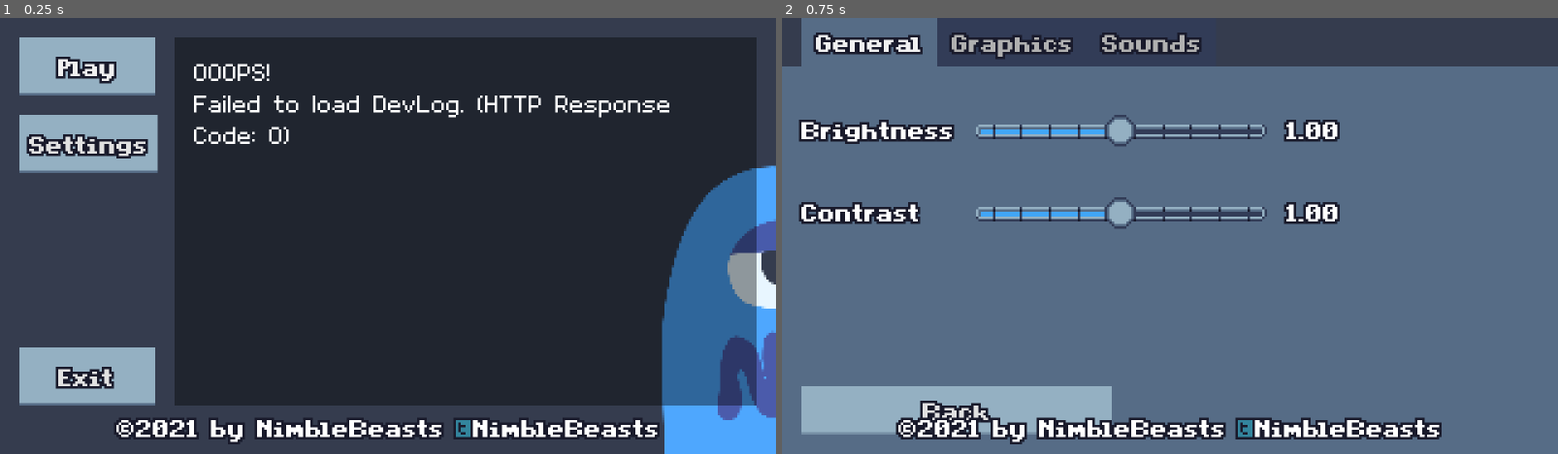
Above: before the commit, frames 1-2 (left to right).
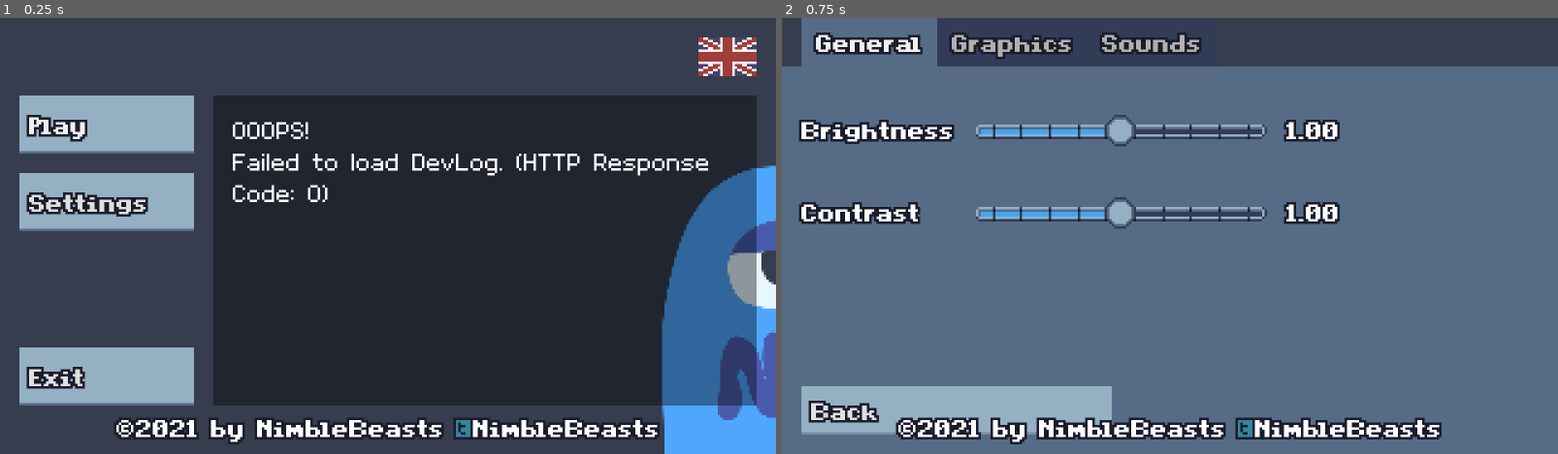
Above: after the commit, the same moments.

Repository: NimbleBeasts/NbGameOff2021
Game: Godot game, scene res://Src/GameManager.tscn
Two runs of this game, one before a commit and one after it. Both use one fixed random seed, a clock stepped at 60 frames per second and the inputs below.
Inputs:
- Up to frame 1 (0.25 s): no input
- Up to frame 2 (0.75 s): click "Settings" at 0.5 s

The runs differ from the first frame. In frame 1, 24% of the frame differs, in the area x 2-98%, y 4-89%; in frame 2, 0.7%.

Commit message:
translations added

Diff:
--- /dev/null
+++ b/Assets/Fonts/default_font.tres
@@ -0,0 +1,6 @@
+[gd_resource type="DynamicFont" load_steps=2 format=2]
+
+[ext_resource path="res://Assets/Fonts/mago1.ttf" type="DynamicFontData" id=1]
+
+[resource]
+font_data = ExtResource( 1 )
--- /dev/null
+++ b/Localization/translations.csv
@@ -0,0 +1,6 @@
+keys,en,fr,de
+TEST_ENTRY,"en","fr","de"
+M_PLAY,"Play","Jouer","Spielen"
+M_CREDITS,"Credits","L'équipe","Mitwirkende"
+M_SETTINGS,"Settings","Paramètres","Settings"
+M_EXIT,"Exit","Sortie","Beenden"
--- a/Src/Menu/BaseButton.tscn
+++ b/Src/Menu/BaseButton.tscn
@@ -8,6 +8,7 @@
 margin_bottom = 24.0
 theme = ExtResource( 2 )
 text = "Dummy Button"
+align = 0
 script = ExtResource( 1 )
 __meta__ = {
 "_edit_use_anchors_": false
--- a/Src/Menu/Menu.gd
+++ b/Src/Menu/Menu.gd
@@ -1,6 +1,7 @@
 extends Control
 
 enum MenuState {Main, Settings}
+const flags = ["en", "fr", "de"]
 
 func _ready():
 	# Event Hooks
@@ -8,6 +9,10 @@
 	Events.connect("cfg_switch_fullscreen", self, "_switchFullscreen")
 
 	$Version.bbcode_text = "[right]"+ Global.getVersionString() + "[/right]"
+
+	# Set Language
+	TranslationServer.set_locale(Global.userConfig.language)
+	$Main/ButtonLanguage/Sprite.frame = flags.find(TranslationServer.get_locale())
 
 	switchTo(MenuState.Main)
 
@@ -20,6 +25,11 @@
 		if resolution == res:
 			var id = $Settings/TabContainer/Graphics/ResolutionList.get_item_count() - 1
 			$Settings/TabContainer/Graphics/ResolutionList.select(id, true)
+
+
+
+
+
 # Menu State Transition
 func switchTo(to):
 	hideAllMenuScenes()
@@ -136,3 +146,19 @@
 func _on_ContrastSlider_value_changed(value):
 	$Settings/TabContainer/General/ContrastSlider/Value.set_text("%.2f" % value)
 	Events.emit_signal("cfg_change_contrast", value)
+
+
+func _on_ButtonLanguage_button_up():
+	var availableLocale = TranslationServer.get_loaded_locales()
+	var id = availableLocale.find(TranslationServer.get_locale()) + 1
+
+	if id >= availableLocale.size():
+		id = 0
+
+	TranslationServer.set_locale(availableLocale[id])
+	$Main/ButtonLanguage/Sprite.frame = flags.find(TranslationServer.get_locale())
+
+	Global.userConfig.language = TranslationServer.get_locale()
+	Global.saveConfig()
+	Events.emit_signal("play_sound", "menu_click")
+	print("Language: " + tr("TEST_ENTRY"))
--- a/Src/Menu/Menu.tscn
+++ b/Src/Menu/Menu.tscn
@@ -1,8 +1,10 @@
-[gd_scene load_steps=18 format=2]
+[gd_scene load_steps=20 format=2]
 
 [ext_resource path="res://Src/Menu/Menu.gd" type="Script" id=1]
 [ext_resource path="res://Assets/Menu/nbSplash.png" type="Texture" id=2]
 [ext_resource path="res://Assets/Menu/Slider/SliderTheme.tres" type="Theme" id=3]
+[ext_resource path="res://Assets/Menu/CountryFlagsHover.png" type="Texture" id=4]
+[ext_resource path="res://Assets/Menu/CountryFlags.png" type="Texture" id=5]
 [ext_resource path="res://Assets/Fonts/MenuFont.tres" type="DynamicFont" id=7]
 [ext_resource path="res://Src/Menu/DevLogViewer.tscn" type="PackedScene" id=8]
 [ext_resource path="res://Assets/Fonts/DevLog_Mono16.tres" type="DynamicFont" id=9]
@@ -71,28 +73,48 @@
 
 [node name="ButtonPlay" parent="Main" instance=ExtResource( 12 )]
 margin_left = 8.0
+margin_top = 32.0
+margin_right = 80.0
+margin_bottom = 56.0
+text = "M_PLAY"
+clip_text = true
+
+[node name="ButtonSettings" parent="Main" instance=ExtResource( 12 )]
+margin_left = 8.0
+margin_top = 64.0
+margin_right = 80.0
+margin_bottom = 88.0
+text = "M_SETTINGS"
+clip_text = true
+
+[node name="ButtonLanguage" type="TextureButton" parent="Main"]
+margin_left = 288.0
 margin_top = 8.0
-margin_right = 64.0
-margin_bottom = 32.0
-text = "Play"
-
-[node name="ButtonSettings" parent="Main" instance=ExtResource( 12 )]
-margin_left = 8.0
-margin_top = 40.0
-margin_right = 65.0
-margin_bottom = 64.0
-text = "Settings"
+margin_right = 312.0
+margin_bottom = 24.0
+texture_hover = ExtResource( 4 )
+texture_focused = ExtResource( 4 )
+__meta__ = {
+"_edit_use_anchors_": false
+}
+
+[node name="Sprite" type="Sprite" parent="Main/ButtonLanguage"]
+show_behind_parent = true
+texture = ExtResource( 5 )
+centered = false
+hframes = 3
 
 [node name="ButtonExit" parent="Main" instance=ExtResource( 12 )]
 margin_left = 8.0
 margin_top = 136.0
-margin_right = 64.0
+margin_right = 80.0
 margin_bottom = 160.0
-text = "Exit"
+text = "M_EXIT"
+clip_text = true
 
 [node name="LogWindow" type="ColorRect" parent="Main"]
-margin_left = 72.0
-margin_top = 8.0
+margin_left = 88.0
+margin_top = 32.0
 margin_right = 312.0
 margin_bottom = 160.0
 color = Color( 0, 0, 0, 0.388235 )
@@ -327,10 +349,8 @@
 }
 
 [node name="Version" type="RichTextLabel" parent="."]
-anchor_left = 1.0
-anchor_right = 1.0
-margin_left = -64.0
-margin_right = -4.0
+margin_left = 328.0
+margin_right = 388.0
 margin_bottom = 16.0
 custom_fonts/normal_font = ExtResource( 7 )
 bbcode_enabled = true
@@ -339,6 +359,7 @@
 
 [connection signal="button_up" from="Main/ButtonPlay" to="." method="_on_ButtonPlay_button_up"]
 [connection signal="button_up" from="Main/ButtonSettings" to="." method="_on_ButtonSettings_button_up"]
+[connection signal="button_up" from="Main/ButtonLanguage" to="." method="_on_ButtonLanguage_button_up"]
 [connection signal="button_up" from="Main/ButtonExit" to="." method="_on_ButtonExit_button_up"]
 [connection signal="value_changed" from="Settings/TabContainer/General/BrightnessSlider" to="." method="_on_BrightnessSlider_value_changed"]
 [connection signal="value_changed" from="Settings/TabContainer/General/ContrastSlider" to="." method="_on_ContrastSlider_value_changed"]
--- /dev/null
+++ b/Src/Objects/DiagCaller.gd
@@ -0,0 +1,22 @@
+extends Area2D
+class_name DiagCaller
+
+
+export(float) var delay_timer = 0.0
+
+
+# Called when the node enters the scene tree for the first time.
+func _ready():
+
+	if delay_timer > 0.0:
+		$DelayTimer.wait_time = delay_timer
+
+
+
+
+func _on_DiagCaller_body_entered(body):
+	pass # Replace with function body.
+
+
+func _on_DelayTimer_timeout():
+	pass # Replace with function body.
--- /dev/null
+++ b/Src/Objects/DiagCaller.tscn
@@ -0,0 +1,14 @@
+[gd_scene load_steps=2 format=2]
+
+[ext_resource path="res://Src/Objects/DiagCaller.gd" type="Script" id=1]
+
+[node name="DiagCaller" type="Area2D"]
+collision_layer = 0
+collision_mask = 4
+script = ExtResource( 1 )
+
+[node name="DelayTimer" type="Timer" parent="."]
+one_shot = true
+
+[connection signal="body_entered" from="." to="." method="_on_DiagCaller_body_entered"]
+[connection signal="timeout" from="DelayTimer" to="." method="_on_DelayTimer_timeout"]
--- a/project.godot
+++ b/project.godot
@@ -9,12 +9,18 @@
 config_version=4
 
 _global_script_classes=[ {
+"base": "Area2D",
+"class": "DiagCaller",
+"language": "GDScript",
+"path": "res://Src/Objects/DiagCaller.gd"
+}, {
 "base": "Line2D",
 "class": "PathLine",
 "language": "GDScript",
 "path": "res://Src/Enemies/PathLine.gd"
 } ]
 _global_script_class_icons={
+"DiagCaller": "",
 "PathLine": ""
 }
 
@@ -103,8 +109,13 @@
 2d_physics/layer_4="ghosts"
 2d_physics/layer_5="enemies"
 
+[locale]
+
+translations=PoolStringArray( "res://Localization/translations.en.translation", "res://Localization/translations.fr.translation", "res://Localization/translations.de.translation" )
+
 [rendering]
 
+quality/driver/driver_name="GLES2"
 2d/options/use_nvidia_rect_flicker_workaround=true
 quality/intended_usage/framebuffer_allocation=0
 quality/intended_usage/framebuffer_allocation.mobile=0
Binary file added: Assets/Menu/CountryFlags.ase
Binary file added: Assets/Menu/CountryFlags.png
Not shown, added: Assets/Menu/CountryFlags.png.import
Binary file added: Assets/Menu/CountryFlagsHover.png
Not shown, added: Assets/Menu/CountryFlagsHover.png.import
Not shown, added: Localization/translations.csv.import
Binary file added: Localization/translations.de.translation
Binary file added: Localization/translations.en.translation
Binary file added: Localization/translations.fr.translation
Not shown: 1 places in Src/Menu/Menu.tscn that only renumber resources
